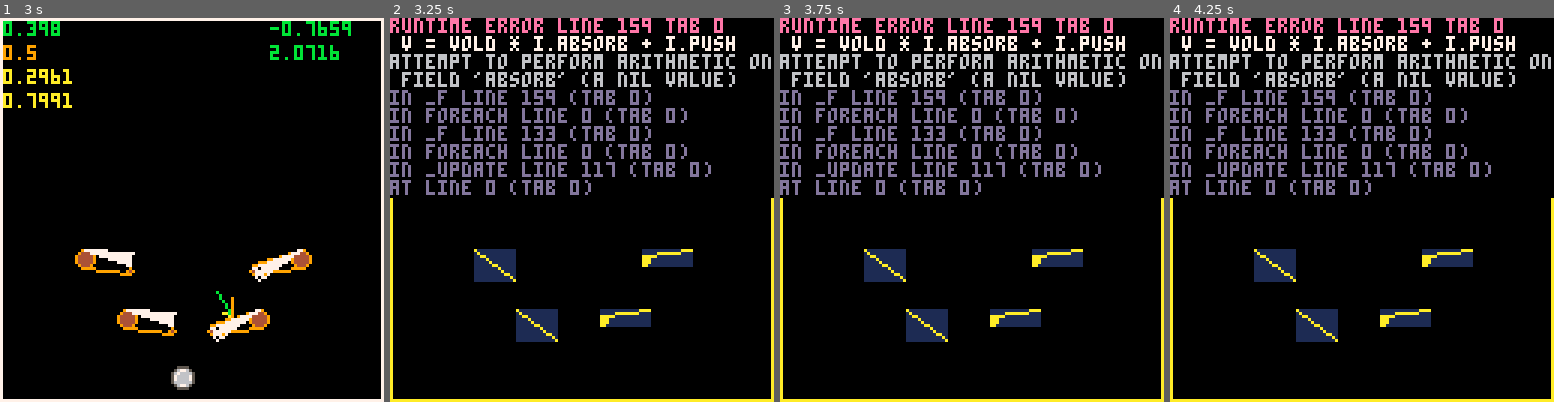
Above: before the commit, frames 1-4 (left to right).
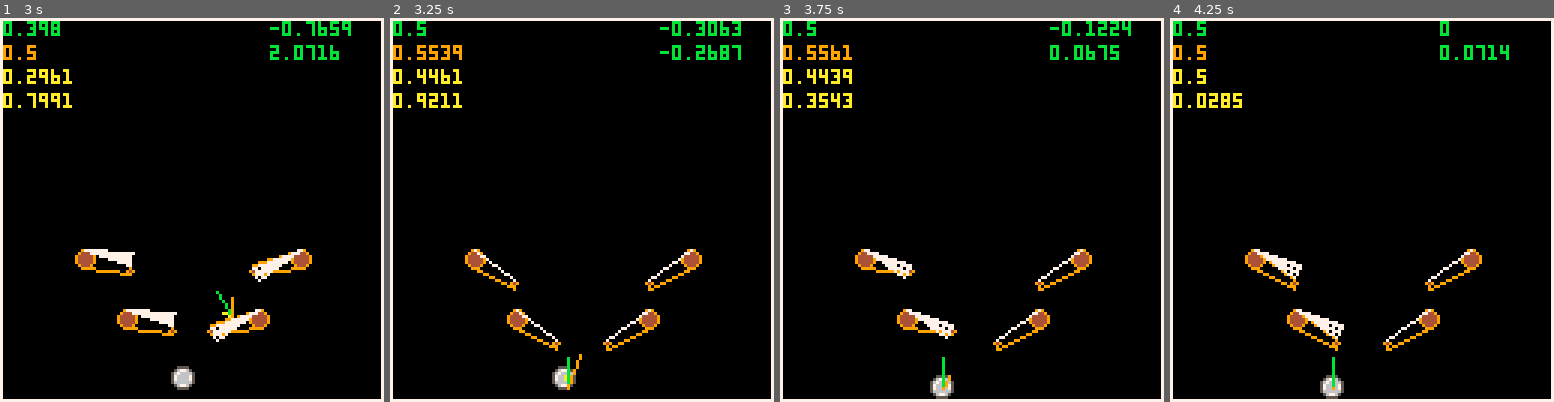
Above: after the commit, the same moments.

Repository: lkingsford/pico8-projects
Game: PICO-8 cartridge pinball1.p8
Same seed, same stepped clock (60 frames per second), same inputs: the game is played once before the commit and once after it.
Inputs:
- Up to frame 1 (3 s): tap X (X key) at 0.33, 1.07, 1.85, 2.97 s; tap O (Z key) at 0.7, 1.7, 2.1, 2.5, 2.9 s; hold Right 1.6-2.1 s; hold Up 2.15-2.42 s; hold Right from 2.47 s (still down)
- Up to frame 2 (3.25 s): release Right at 3.03 s; hold Left from 3.08 s (still down)
- Up to frame 3 (3.75 s): tap O (Z key) at 3.3, 3.7 s; release Left at 3.58 s; hold Down from 3.63 s (still down)
- Up to frame 4 (4.25 s): release Down at 3.97 s; hold Right from 4.02 s (still down); tap X (X key) at 4.08 s; tap O (Z key) at 4.1 s

Frame 1 is identical in both runs. In frame 2, 20% of the frame differs, in the area x 0-100%, y 0-100%; in frame 3, 20%; in frame 4, 19%.
Error before the commit: runtime error line 159 tab 0; v = vold * i.absorb + i.push; attempt to perform arithmetic on field 'absorb' (a nil value)

Commit message:
Add in tri function

Diff:
--- a/pinball1.p8
+++ b/pinball1.p8
@@ -22,6 +22,7 @@
 
 	flipper_thud = 0.6
 	gravity = 0.1
+	ramp_thud = 0.4
 
     show_debug = true
 
@@ -238,6 +239,23 @@
 	return false
 end
 
+function in_tri(ax,ay,bx,by,cx,cy,px,py)
+	cls()
+	line(ax, ay, bx, by, 3)
+	line(bx, by, cx, cy, 3)
+	line(ax, ay, cx, cy, 3)
+	circ(px, py, 2, 2)
+	apab = cross(ax,ay,px,py,ax,ay,bx,by)
+	bpbc = cross(bx,by,px,py,bx,by,cx,cy)
+	cpca = cross(cx,cy,px,py,cx,cy,ax,ay)
+	print(apab..' '..bpbc..' '..cpca)
+	return sgn(apab) == sgn(bpbc) and sgn(bpbc) == sgn(cpca)
+end
+
+function cross(qx,qy,rx,ry,sx,sy,tx,ty)
+	return (rx-qx)*(ty-sy)-(tx-sx)*(ry-qy)
+end
+
 __gfx__
 00000000005555000000000000000000000000000000000000000000000000000000000000000000000000000000000000000000000000000000000000000000
 00000000056776500000000000000000000000000000000000000000000000000000000000000000000000000000000000000000000000000000000000000000
